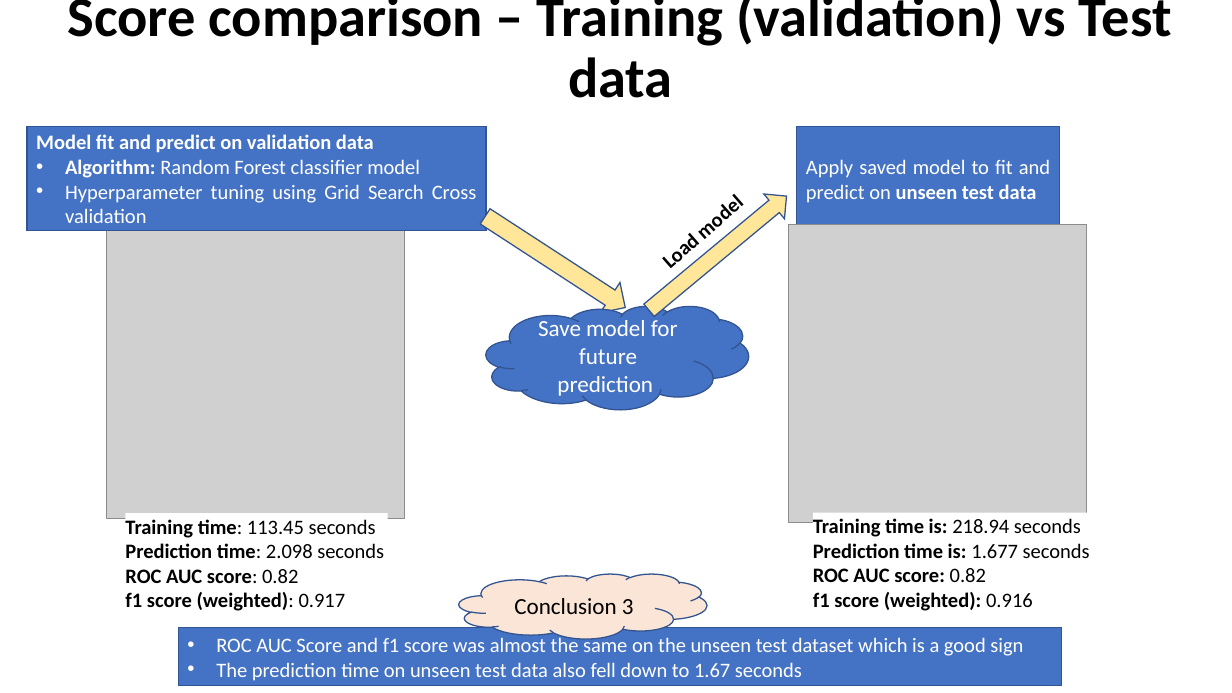
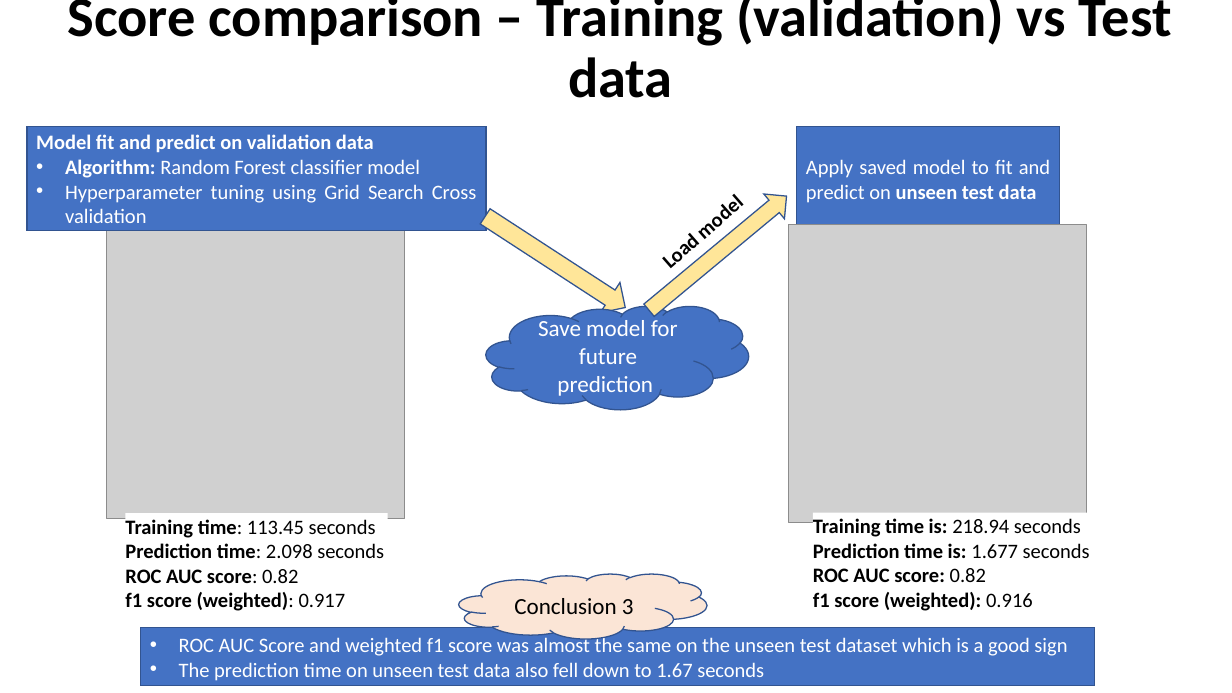
Before and after one commit to shalin4788/Springboard-Do-not-refer-, a slide deck: slide 14 of Capstone Two/reports/Capstone_Presentation.pptx. Drawn at 1232x693 pixels with LibreOffice and Linux fonts; fonts in the diff are those of the drawing; grey boxes stand for pictures. Boxes give left, top, right and bottom in pixels: in the first picture for what was removed or moved away, otherwise in the second. Text is boxed around its words. In the diff, an @@ line names an element or a change of style, - is before the commit and + after.

```diff
--- a/Capstone Two/reports/Capstone_Presentation.pptx
+++ b/Capstone Two/reports/Capstone_Presentation.pptx
@@ rectangle "ROC AUC Score and weighted ...": place and size @@
-rectangle "ROC AUC Score and weighted ..." at [178, 628, 1062, 686]
+rectangle "ROC AUC Score and weighted ..." at [140, 628, 1095, 686]
@@ text in rectangle at [179, 635, 1067, 656]: text changed @@
-• ROC AUC Score and f1 score was almost the same on the unseen test dataset which is a good sign
+• ROC AUC Score and weighted f1 score was almost the same on the unseen test dataset which is a good sign
```
Also in this commit, not shown: 11 other slides changed, 1 other file.
